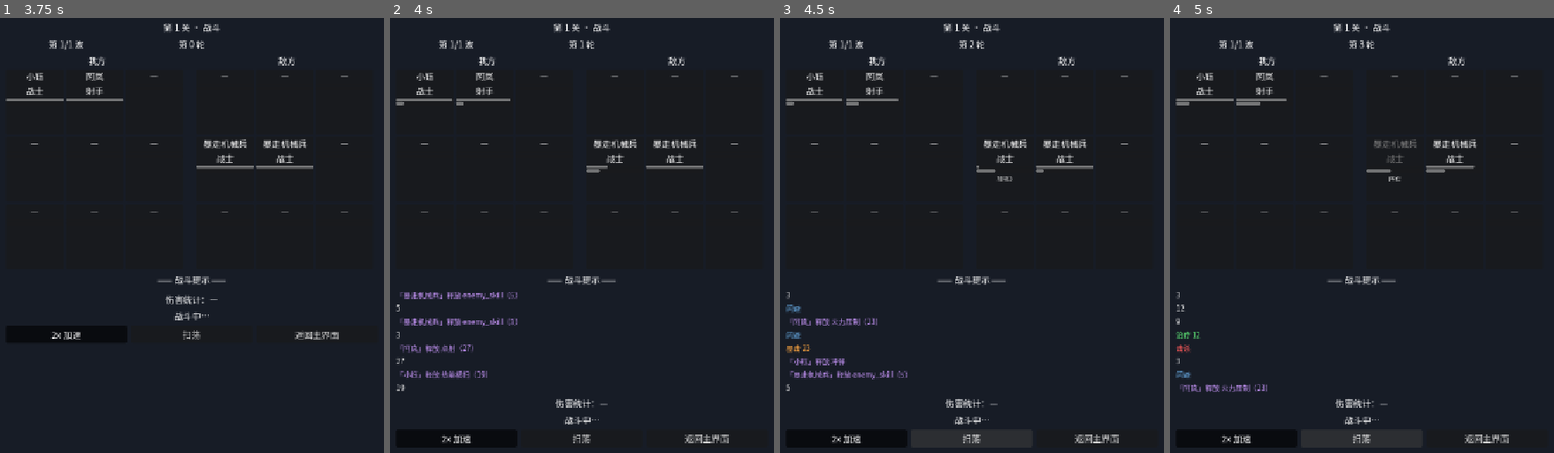
Above: before the commit, frames 1-4 (left to right).
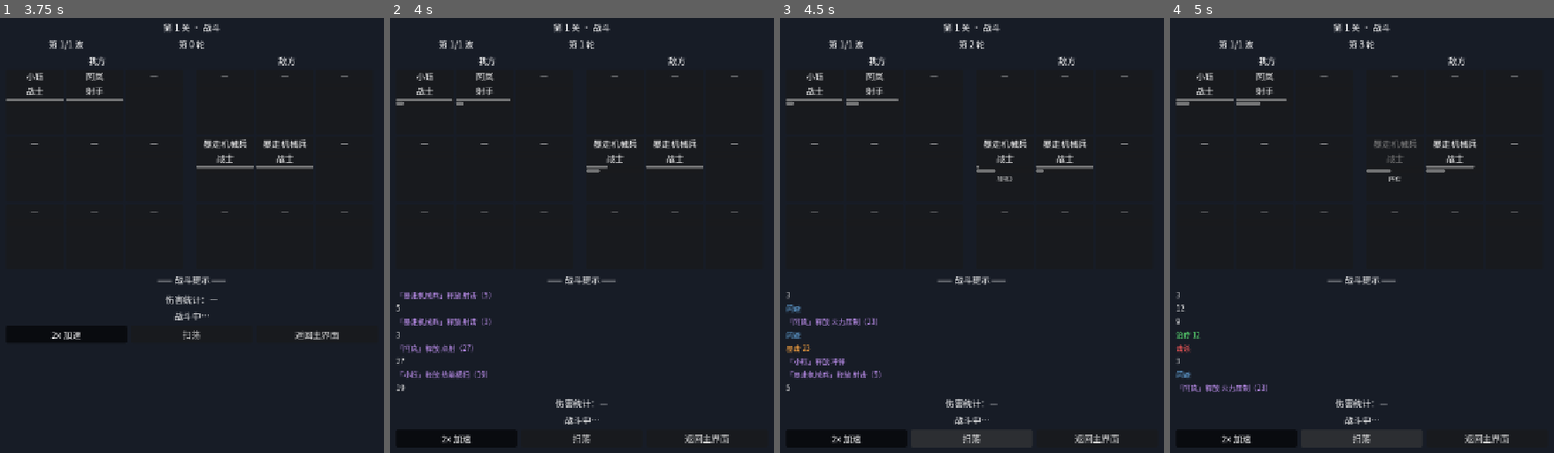
Above: after the commit, the same moments.

Repository: yingqianwang187-wq/jijiayuanzheng
Game: Godot game, scene res://scenes/Main.tscn
Two runs of this game, one before a commit and one after it. Both use one fixed random seed, a clock stepped at 60 frames per second and the inputs below.
Inputs:
- Up to frame 1 (3.75 s): click "手动存档" at 0.5 s; click "收获" at 1.25 s; click "第 1 关" at 2 s; click "进入战斗" at 2.75 s; click "2x 加速" at 3.5 s
- Up to frame 2 (4 s): no input
- Up to frame 3 (4.5 s): click "扫荡" at 4.25 s
- Up to frame 4 (5 s): no input

Frame 1 is identical in both runs. In frame 2, 0.3% of the frame differs, in the area x 18-34%, y 63-72%; in frame 3, 0.1%; in frame 4, nothing differs.

Commit message:
契约 v0.9：主线玩法调整（不可选关/不可扫荡/首通小钰碎片）+ 战斗 2.0 三处修复派单

Diff:
--- a/scripts/contract.gd
+++ b/scripts/contract.gd
@@ -1,4 +1,4 @@
-# 机娘放置挂机游戏 · 公共契约（代码版） v0.8
+# 机娘放置挂机游戏 · 公共契约（代码版） v0.9
 # ==================================================================
 # 作者   ：契约官（= 总指挥 A，手册第三节；只写契约与常量脚本，不写业务逻辑）
 # 依据   ：docs/契约.md（文档版，必须与本文件同步修改、同步升版本号）
@@ -14,6 +14,9 @@
 # 变更规则：改本文件 = 改契约。先向总指挥 A 提变更申请，获准后由契约官
 #          同步更新 docs/契约.md 与本文件，并升级版本号（契约 §④）。
 # 变更记录：
+#   v0.9（主线玩法调整，文档级规则，无新信号/新常量）：主线不可选关（只能打当前最高未通关的下一关，
+#       新增只读入口 Game.get_next_level()）；主线不可扫荡（扫荡仅限秘境，阶段 3 实装）；
+#       首通掉落小钰碎片（普通 1 片 / BOSS 3 片）；主线不可重打（非首通重复胜利经验不再适用）。
 #   v0.8（阶段 2 战斗 2.0）：九宫格 5v5、全自动战斗；新增信号 skill_cast / energy_changed /
 #               status_changed / wave_changed / battle_prompt / battle_star / formation_changed；
 #               6 职业（坦克/战士/刺客/射手/法师/辅助）+ 克制环；技能（被动/2 小技/大招）、能量、暴击闪避、
@@ -40,7 +43,7 @@
 extends Node
 
 ## 契约版本号 —— 必须与 docs/契约.md 顶部版本号一致
-const CONTRACT_VERSION := "v0.8"
+const CONTRACT_VERSION := "v0.9"
 
 # ------------------------------------------------------------------
 # ② 自动加载单例（autoload）名 —— 必须与 project.godot 注册名一致
--- a/scripts/game.gd
+++ b/scripts/game.gd
@@ -507,7 +507,7 @@
 	# 非 damage 型技能的 bonus（damage 型在 _deal_damage 内处理）
 	if effect != "damage" and skill.has("bonus"):
 		_apply_skill_bonus(unit, targets, skill.bonus, 0)
-	Contract.skill_cast.emit(unit.side, unit.id, StringName(str(skill.get("id", &"enemy_skill"))), value)
+	Contract.skill_cast.emit(unit.side, unit.id, StringName(str(skill.get("id", skill.get("name", &"skill")))), value)
 
 ## 技能/普攻的附加效果（bonus 数组）
 func _apply_skill_bonus(attacker, targets: Array, bonus: Array, dealt: int) -> void:
@@ -647,17 +647,17 @@
 	Contract.battle_prompt.emit(&"shield", "护盾 " + str(amount))
 	return amount
 
-## 增益（不叠加只刷新时长）
+## 增益（不叠加只刷新时长；应用即通知 UI）
 func _apply_buff(unit, stat: StringName, value: float, duration: int) -> void:
 	if not unit.buffs.has(stat):
 		unit.buffs[stat] = { "value": value, "duration": duration }
 	else:
 		unit.buffs[stat]["duration"] = duration
-
-## 减益（同增益）
+	Contract.status_changed.emit(unit.side, unit.id, stat, duration)
+
+## 减益（同增益；信号由 _apply_buff 统一发出）
 func _apply_debuff(unit, stat: StringName, value: float, duration: int) -> void:
 	_apply_buff(unit, stat, value, duration)
-	Contract.status_changed.emit(unit.side, unit.id, stat, duration)
 
 ## 状态（眩晕/灼烧/中毒/冰冻；不叠加只刷新时长）
 func _apply_status(unit, status_id: StringName, duration: int, rate: float, source_atk: float) -> void:
@@ -667,11 +667,12 @@
 		unit.statuses[status_id]["duration"] = duration
 	Contract.status_changed.emit(unit.side, unit.id, status_id, duration)
 
-## 嘲讽（敌人优先攻击该单位）
+## 嘲讽（敌人优先攻击该单位；应用即通知 UI）
 func _apply_taunt(unit, duration: int) -> void:
 	unit.taunt_turns = maxi(int(unit.taunt_turns), duration)
-
-## 净化（清除负面状态：减益 + 控制/持续状态）
+	Contract.status_changed.emit(unit.side, unit.id, &"taunt", int(unit.taunt_turns))
+
+## 净化（清除负面状态：减益 + 控制/持续状态；移除均通知 UI）
 func _cleanse_unit(unit) -> void:
 	var negative := [&"stun", &"freeze", &"burn", &"poison"]
 	for sid in negative:
@@ -682,6 +683,7 @@
 		var bname: String = String(bkey)
 		if bname == "atk" or bname == "def" or bname == "spd":
 			unit.buffs.erase(bkey)
+			Contract.status_changed.emit(unit.side, unit.id, StringName(bkey), 0)
 
 ## 能量变化（100 满后不再加）
 func _gain_energy(unit, amount: int) -> void:
@@ -833,12 +835,13 @@
 	_damage_unit(unit, final_dmg)
 	return final_dmg
 
-## 回合结束计时：buff/状态/CD/嘲讽递减，到期移除
+## 回合结束计时：buff/状态/CD/嘲讽递减，到期移除（移除均通知 UI，duration=0）
 func _tick_unit_timers(unit) -> void:
 	for key in unit.buffs.keys():
 		unit.buffs[key]["duration"] = int(unit.buffs[key]["duration"]) - 1
 		if int(unit.buffs[key]["duration"]) <= 0:
 			unit.buffs.erase(key)
+			Contract.status_changed.emit(unit.side, unit.id, StringName(key), 0)
 	for key in unit.statuses.keys():
 		unit.statuses[key]["duration"] = int(unit.statuses[key]["duration"]) - 1
 		if int(unit.statuses[key]["duration"]) <= 0:
@@ -846,7 +849,10 @@
 			Contract.status_changed.emit(unit.side, unit.id, StringName(key), 0)
 	unit.cd_1 = maxi(int(unit.cd_1) - 1, 0)
 	unit.cd_2 = maxi(int(unit.cd_2) - 1, 0)
-	unit.taunt_turns = maxi(int(unit.taunt_turns) - 1, 0)
+	var old_taunt: int = int(unit.taunt_turns)
+	unit.taunt_turns = maxi(old_taunt - 1, 0)
+	if old_taunt > 0 and int(unit.taunt_turns) == 0:
+		Contract.status_changed.emit(unit.side, unit.id, &"taunt", 0)
 
 ## 开局被动：全体护盾（千夏）/ 全队攻光环（鸦/洛）/ 战斗开始偷袭（鸢）
 func _apply_passive_battle_start() -> void:
--- a/scripts/save.gd
+++ b/scripts/save.gd
@@ -24,7 +24,8 @@
 ##   unlocked_level, first_cleared, mechs{level, exp}, diamond, summon_ticket,
 ##   fragments{id:int}, owned_mechs{id:true}, pity, novice_free_pull,
 ##   novice_pool_left, novice_first_ten_done, formation[{id,row,col}],
-##   formation_presets{index:[...]}, level_stars{level:star}, cleared_boss{level:true} }
+##   formation_presets{index:[...]}, level_stars{level:star}, cleared_boss{level:true},
+##   chapter_chest_claimed }
 func save_game() -> void:
 	var snapshot: Dictionary = Game.get_save_snapshot()
 	var save_dict := {
@@ -49,6 +50,7 @@
 		"formation_presets": {},
 		"level_stars": {},
 		"cleared_boss": {},
+		"chapter_chest_claimed": bool(snapshot.get("chapter_chest_claimed", false)),
 	}
 	var mechs: Dictionary = snapshot.get("mechs", {})
 	for key in mechs:
@@ -225,6 +227,9 @@
 			var level := int(key)
 			if level >= 1 and level <= Data.MAX_LEVEL:
 				result["cleared_boss"][level] = true
+	# 章节星数宝箱领取标记（v0.8；旧档无此字段 → 默认 false，补齐不丢）
+	if parsed_dict.has("chapter_chest_claimed"):
+		result["chapter_chest_claimed"] = bool(parsed_dict["chapter_chest_claimed"])
 	return result
 
 ## 默认档数据（契约 §3.2，v0.8）：金币/钻石/余额/待收获均 0、机娘取 Data 初始配置
@@ -258,4 +263,5 @@
 		"formation_presets": {},
 		"level_stars": {},
 		"cleared_boss": {},
+		"chapter_chest_claimed": false,
 	}
Not shown, changed: docs/变更单.md
Not shown, changed: docs/契约.md
Not shown, changed: docs/设计文档.md
Not shown, changed: docs/问题清单.md
Not shown, changed: docs/项目状态.md
